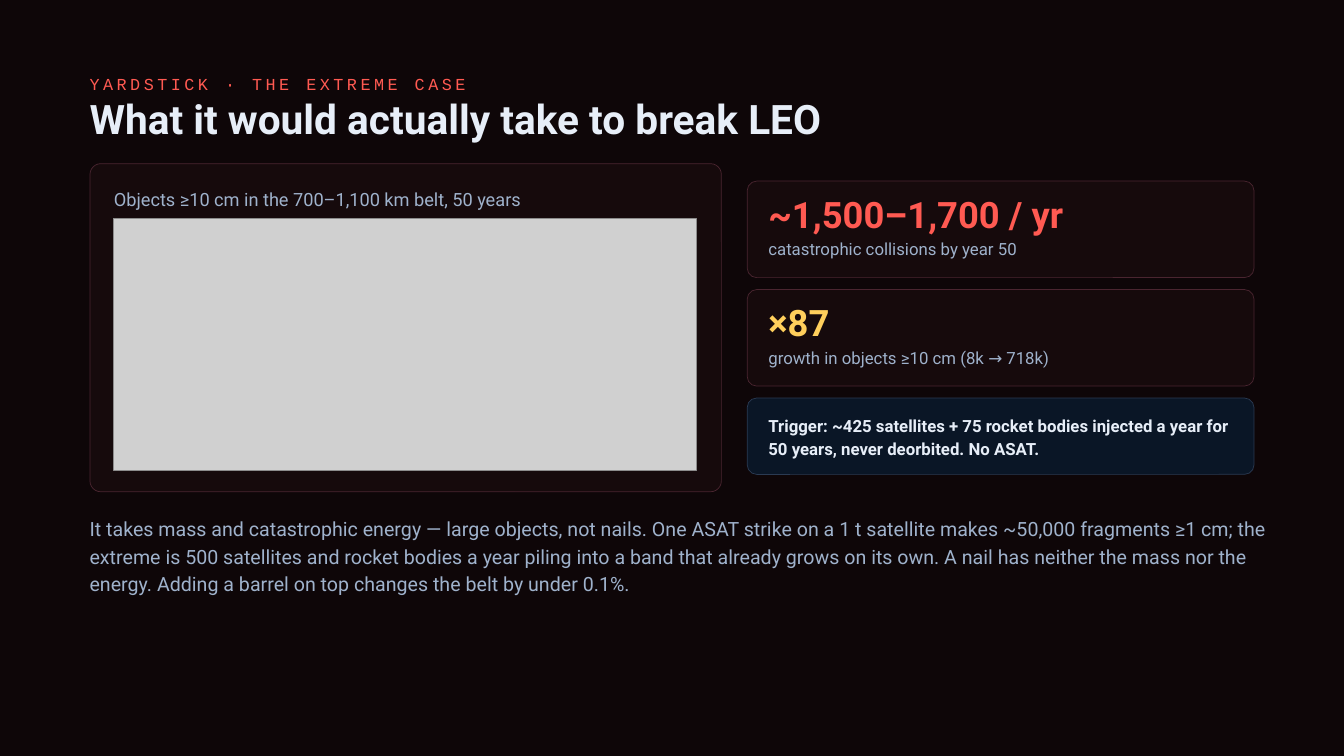
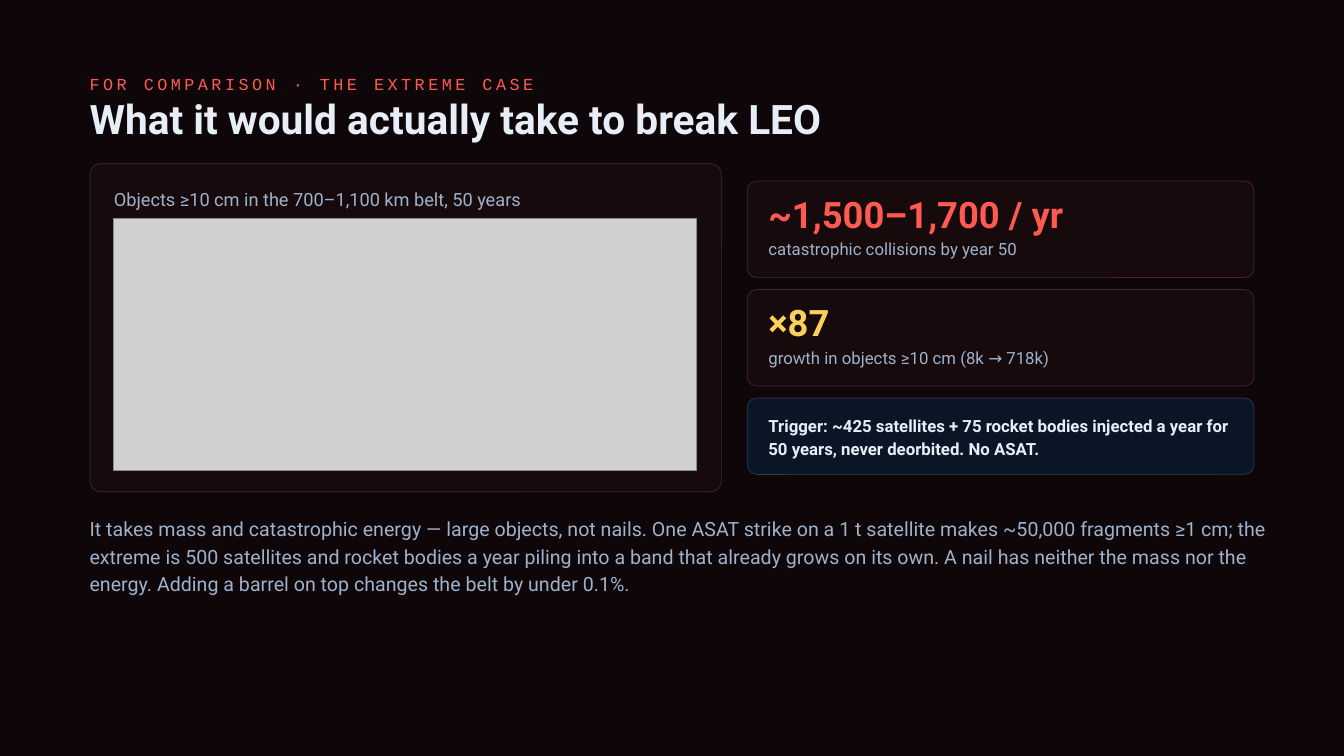
Before and after one commit to TimKadyrov/DebrisCascade, a slide deck: slide 17 of Barrel of Nails — Kessler Study.pptx. Drawn at 1344x756 pixels with LibreOffice and Linux fonts; fonts in the diff are those of the drawing; grey boxes stand for pictures. Boxes give left, top, right and bottom in pixels: in the first picture for what was removed or moved away, otherwise in the second. Text is boxed around its words. In the diff, an @@ line names an element or a change of style, - is before the commit and + after.

```diff
--- a/Barrel of Nails — Kessler Study.pptx
+++ b/Barrel of Nails — Kessler Study.pptx
@@ text at [90, 78, 533, 90]: text changed @@
-YARDSTICK · THE EXTREME CASE
+FOR COMPARISON · THE EXTREME CASE
```
Also in this commit, not shown: 11 other slides changed, 6 other files.
